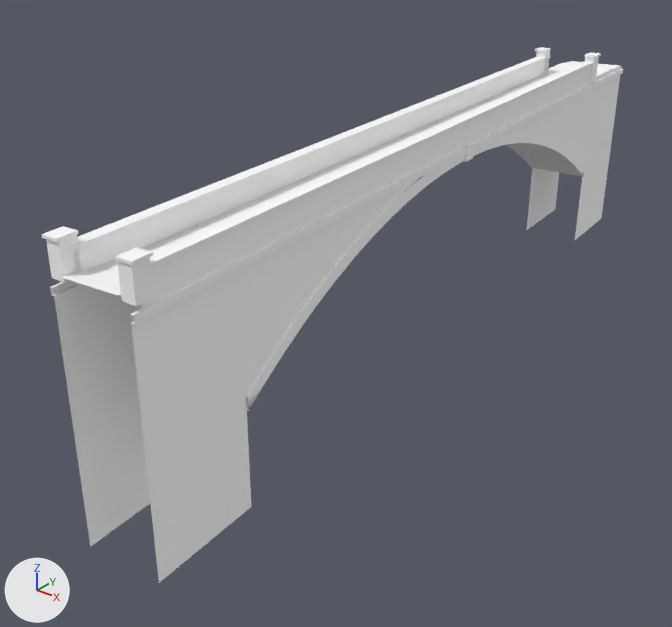
One commit to the glTF model games/yorimichi/assets/belmonte/meshes/SM_BM_BC_Passerella.glb: the scene before it, then after it.
Rendered twice from a camera (50 mm lens) standing at (105.9, -256.0, -11.4) and looking at (78.7, -222.0, -32.4). Lighting does not change. The marker at lower left points along +X, +Y and +Z. The older version comes first. Vertices at exactly the same position are counted once.

Objects in the first picture: 'SM_BM_BC_Passerella'.
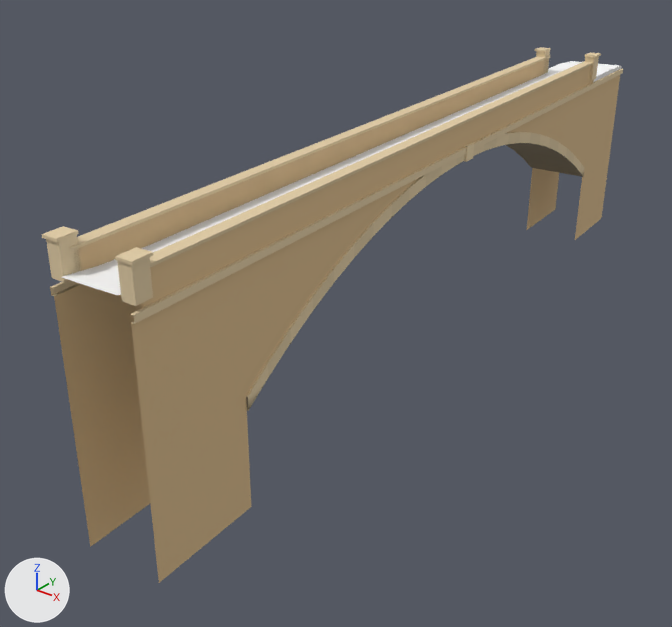
Where the change shows, as pixel boxes [x1, y1, x2, y2] in the pictures (672 x 627 px):
part 1 of me_sm_bc_passerella, recoloured (white to beige): [41, 47, 623, 583] in both
part 2 of me_sm_bc_passerella, recoloured: [62, 61, 621, 295] in both
part 3 of me_sm_bc_passerella, recoloured: [246, 143, 583, 411] in both

Diff of the bpy script that builds the scene:
```diff
--- a/games/yorimichi/assets/belmonte/meshes/SM_BM_BC_Passerella.glb.py
+++ b/games/yorimichi/assets/belmonte/meshes/SM_BM_BC_Passerella.glb.py
@@ me_sm_bc_passerella @@
 me_sm_bc_passerella.from_pydata(...)  # 858 vertices, 1168 faces; spans x 77.6..85.2, y -240.1..-194.5, z -34.5..-22.1
 # used by ob_sm_bm_bc_passerella; location = (0.0, 0.0, 0.0)
+# me_sm_bc_passerella part 1: 686 faces centred in x 77.7..85.1, y -240.1..-194.6, z -31.0..-22.1 are repainted in the vertex colours; the middle colour goes from white #ffffff to beige #dbc7a1
+# me_sm_bc_passerella part 2: 293 faces centred in x 77.8..84.2, y -239.9..-194.5, z -24.0..-23.4 are repainted in the vertex colours; the middle colour stays white #ffffff
+# me_sm_bc_passerella part 3: 144 faces centred in x 78.4..84.2, y -234.3..-200.3, z -29.6..-24.5 are repainted in the vertex colours; the middle colour goes from white #ffffff to brown #9e8f74
 me_sm_bc_passerella.materials.append(mat_bm_000_m_stone_051)
```
